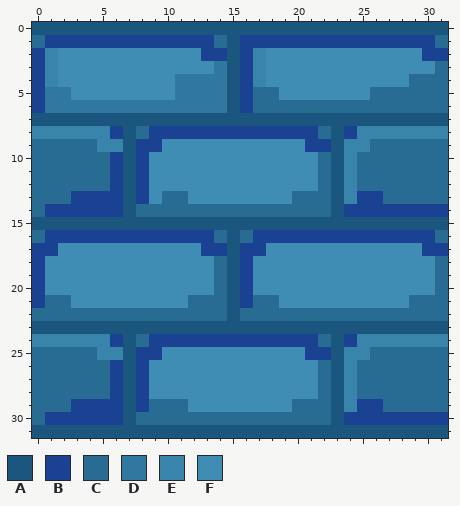
Edited in one commit: pixel-art sprite (Assets/Sprites/colored-backgrounds/background-small-4.png). Above is the file before it was changed.
The file is 32x32 pixels.
Palette (. is transparent): A #1a567e  B #1b4292  C #286c93  D #30789f  E #3984ab  F #3f8db5
Pixels before, first column x 0:
 0 AAAAAAAAAAAAAAAAAAAAAAAAAAAAAAAA
 1 CBBBBBBBBBBBBBCABBBBBBBBBBBBBBBC
 2 BEFFFFFFFFFFFBBABEFFFFFFFFFFFFBB
 3 BEFFFFFFFFFFFFDABEFFFFFFFFFFFFFC
 4 BEFFFFFFFFFDDDDABEFFFFFFFFFFFCCC
 5 BDDFFFFFFFFDDDDABCCFFFFFFFCCCCCC
 6 BDDDDDDDDDDDDDDABCCCCCCCCCCCCCCC
 7 AAAAAAAAAAAAAAAAAAAAAAAAAAAAAAAA
 8 EEEEEEBACBBBBBBBBBBBBBCABEEEEEEE
 9 CCCCCEEABBFFFFFFFFFFFBBAEECCCCCC
10 CCCCCCBABFFFFFFFFFFFFFCAECCCCCCC
11 CCCCCCBABFFFFFFFFFFFFFCAECCCCCCC
12 CCCCCCBABFFFFFFFFFFFFFCAECCCCCCC
13 CCCBBBBABFCCFFFFFFFFCCCAEBBCCCCC
14 CBBBBBBACCCCCCCCCCCCCCCABBBBBBBB
15 AAAAAAAAAAAAAAAAAAAAAAAAAAAAAAAA
16 CBBBBBBBBBBBBBCACBBBBBBBBBBBBBBC
17 BBFFFFFFFFFFFBBABBFFFFFFFFFFFFBB
18 BFFFFFFFFFFFFFCABFFFFFFFFFFFFFFC
19 BFFFFFFFFFFFFFCABFFFFFFFFFFFFFFC
20 BFFFFFFFFFFFFFCABFFFFFFFFFFFFFFC
21 BCCFFFFFFFFFCCCABCCFFFFFFFFFFCCC
22 CCCCCCCCCCCCCCCACCCCCCCCCCCCCCCC
23 AAAAAAAAAAAAAAAAAAAAAAAAAAAAAAAA
24 EEEEEEBACBBBBBBBBBBBBBCABEEEEEEE
25 CCCCCEEABBFFFFFFFFFFFBBAEECCCCCC
26 CCCCCCBABFFFFFFFFFFFFFCAECCCCCCC
27 CCCCCCBABFFFFFFFFFFFFFCAECCCCCCC
28 CCCCCCBABFFFFFFFFFFFFFCAECCCCCCC
29 CCCBBBBABCCCFFFFFFFFCCCAEBBCCCCC
30 CBBBBBBACCCCCCCCCCCCCCCABBBBBBBB
31 AAAAAAAAAAAAAAAAAAAAAAAAAAAAAAAA
Now the later version:
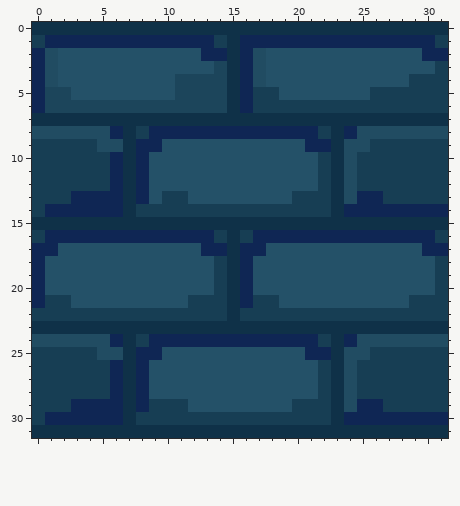
What changed:
colour A: #1a567e -> #0f3148
colour B: #1b4292 -> #0f2654
colour C: #286c93 -> #173e54
colour D: #30789f -> #1c455b
colour E: #3984ab -> #214c62
colour F: #3f8db5 -> #245168
